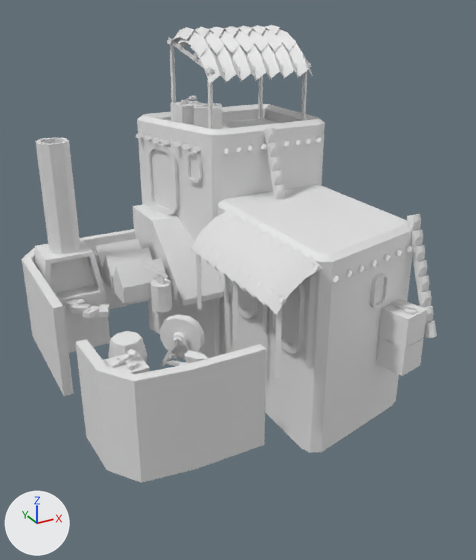
The COLLADA model art/meshes/structural/garamantes/forge.dae as it was, and as the next commit left it.
Rendered twice from a 50 mm lens placed at (-14.7, -30.3, 17.0), pointed at (1.3, -1.2, 2.5). The axes (+X, +Y, +Z) are drawn at lower left. The lights are the same throughout. The first picture is the older version.

Names of what the first picture shows: 'forge'.
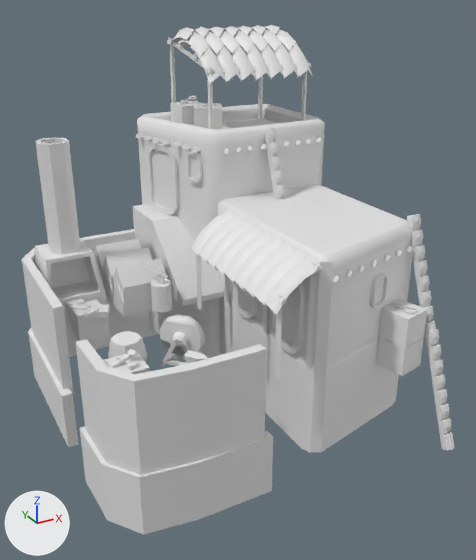
Location of each change, [x1, y1, x2, y2] in pixels of the pictures (476 x 560 px; the box of a moved part takes in the faces that stretch with it):
'forge', reshaped (11% taller)
    before: [22, 25, 437, 483]
    after: [22, 25, 454, 535]
part 1 of me_esfera_8528, added
    after: [80, 426, 273, 535]
part 2 of me_esfera_8528, added
    after: [28, 308, 158, 447]
part 3 of me_esfera_8528, added
    after: [103, 269, 114, 304]
part 4 of me_esfera_8528, added
    after: [113, 280, 152, 317]
part 5 of me_esfera_8528, added
    after: [69, 299, 108, 341]
part 6 of me_esfera_8528, added
    after: [426, 329, 454, 450]
part 7 of me_esfera_8528, moved or reshaped
    both: [51, 256, 106, 312]

What the commit changed:
me_esfera_8528 is used by ob_forge; location (0.0, 0.0, 0.0).
me_esfera_8528 had 2633 vertices, 4068 faces and spanned x -8.4..10.4, y -8.4..10.8, z -5.3..15.0.
me_esfera_8528 now has 2906 vertices, 4552 faces and spans x -8.6..10.4, y -10.6..10.8, z -5.8..15.0.
me_esfera_8528 part 1: the loose piece of 20 vertices spanning x -8.4..-1.1, y -8.3..-3.5, z -2.9..2.3 is copied, and the copy is scaled about its middle by (1.08, 1.08, 0.627), then moved by (0.1, 0.1, -3.9); it spans x -8.6..-0.7, y -8.4..-3.2, z -5.8..-2.5.
me_esfera_8528 part 2: the loose piece of 20 vertices spanning x -8.4..0.4, y 0.5..9.9, z -2.9..2.3 is copied, and the copy is scaled about its middle by (1.08, 1.08, 0.627), then moved by (0.1, -0.2, -3.9); it spans x -8.6..0.9, y -0.1..10.1, z -5.8..-2.5.
me_esfera_8528 part 3: the loose piece of 12 vertices spanning x -3.8..-1.0, y 5.2..6.9, z 0.3..2.3 is copied, and the copy is moved by (-0.1, 0.0, -0.9); it spans x -3.8..-1.1, y 5.2..6.9, z -0.5..1.5.
me_esfera_8528 part 4: the loose piece of 12 vertices spanning x -3.8..-1.0, y 3.3..4.9, z 0.3..2.3 is copied, and the copy is moved by (-0.1, 0.0, -0.9); it spans x -3.8..-1.1, y 3.3..4.9, z -0.5..1.5.
me_esfera_8528 part 5: a new loose piece, a box spanning x -6.6..-4.9, y 3.3..5.0, z -1.5..0.1, in mat_a_a_a_textura_garamante (white #e7e7e7).
me_esfera_8528 part 6: the loose piece of 138 vertices spanning x 8.9..9.5, y -8.4..-5.5, z 0.0..6.4 is copied, and the copy is moved by (0.0, -2.3, -5.7); it spans x 8.9..9.5, y -10.6..-7.8, z -5.7..0.6.
Part 7, on me_esfera_8528:
8 faces are deleted.
4 vertices move from x -7.5..-4.5, y 6.5, z 0.4..2.6 to x -7.5..-4.5, y 7.2..7.3, z 0.4..2.6.
8 new faces join them.
Other edits to the shape of me_esfera_8528 do not show in these pictures.
